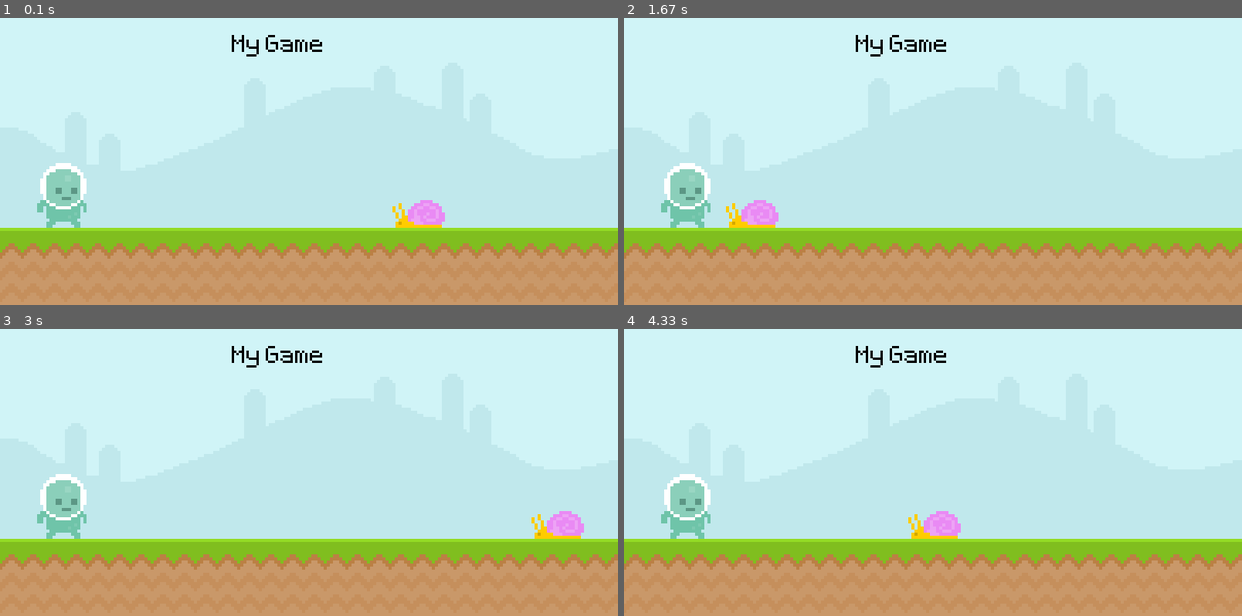
Above: before the commit, frames 1-4 (two rows, left to right).
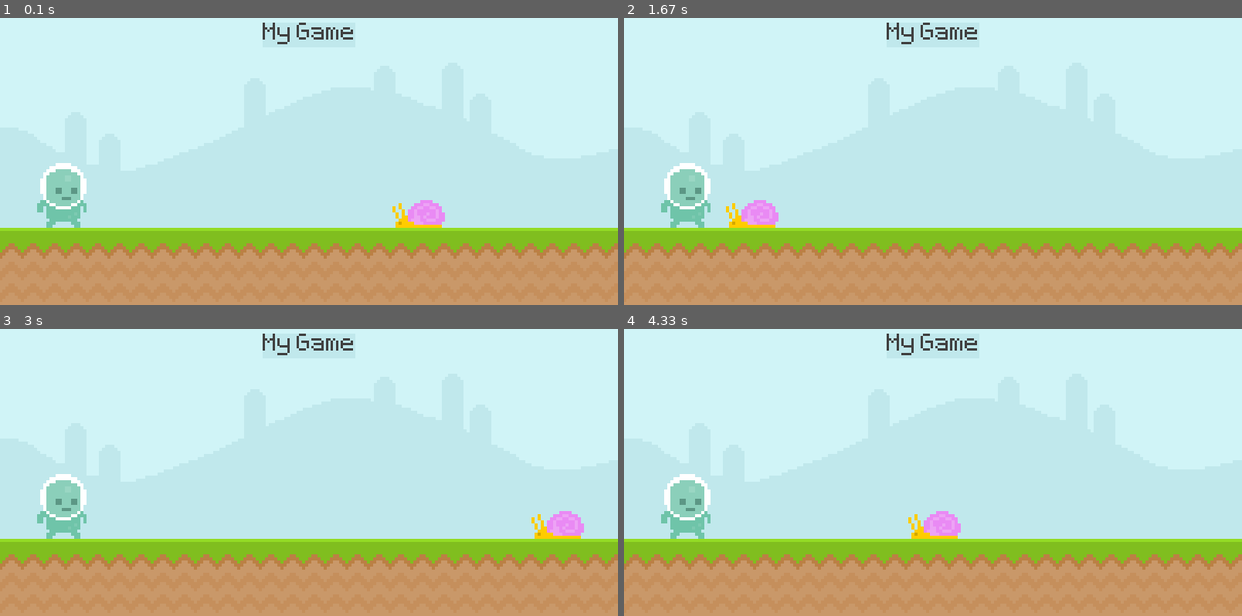
Above: after the commit, the same moments.

Repository: maarfelipe/Pygame_introduction
Game: pygame game, started from Runner(with commentaries).py
Two runs of this game, one before a commit and one after it. Both use one fixed random seed, a clock stepped at 60 frames per second and the inputs below.
Inputs:
- Up to frame 1 (0.1 s): no input
- Up to frame 2 (1.67 s): no input
- Up to frame 3 (3 s): no input
- Up to frame 4 (4.33 s): no input

The runs differ from the first frame. In frame 1, 0.6% of the frame differs, in the area x 37-58%, y 1-14%; in frame 2, 0.6%; in frame 3, 0.6%; in frame 4, 0.6%.

Commit message:
alterando cores dos retângulos

Diff:
--- a/Runner(with commentaries).py
+++ b/Runner(with commentaries).py
@@ -22,7 +22,9 @@
 ground_surface = pygame.image.load('graphics/ground.png').convert()
 '''cria um objeto que acessa o estilo previamente criado e recebe 3 parâmetros:
 o texto que será exibido, boolean para filtro anti-aliasing e cor do texto'''
-text_surface = test_font.render('My Game', False, 'Black')
+score_surf = test_font.render('My Game', False, (64, 64, 64))
+# cria um retângulo para o objeto score posicionado no meio da tela (400 metade de 800 acessado pelo centro do rect)
+score_rect = score_surf.get_rect(center=(400, 50))
 
 # para objetos que vão se mover ou receber algum tipo de animação, é recomendado a utilização de .convert_aplha()
 snail_surf = pygame.image.load('graphics/snail/snail1.png').convert_alpha()
@@ -72,7 +74,14 @@
     '''os valores entre parênteses definem a posição da imagem na tela criada,
     a ordem de chamada do screen.blit influencia na posição das imagens (o que fica na frente do que)'''
     screen.blit(ground_surface, (0, 300))
-    screen.blit(text_surface, (300, 50))
+    '''o método .draw neste caso foi usado para desenhar um rect que recebe três parâmetros:
+        ele ficará sobre na tela
+        sua cor de fundo
+        e por último, será posicionado junto com score_rect
+    é possível ainda modificar a margem ou o border-radius do rect desenhado colocando mais parâmetros'''
+    pygame.draw.rect(screen, '#c0e8ec', score_rect)
+    pygame.draw.rect(screen, '#c0e8ec', score_rect, 10)
+    screen.blit(score_surf, score_rect)
 
     # posiciona na tela o objeto snail_surf posição snail_rect (que foi o retângulo previamente criado)
     screen.blit(snail_surf, snail_rect)
